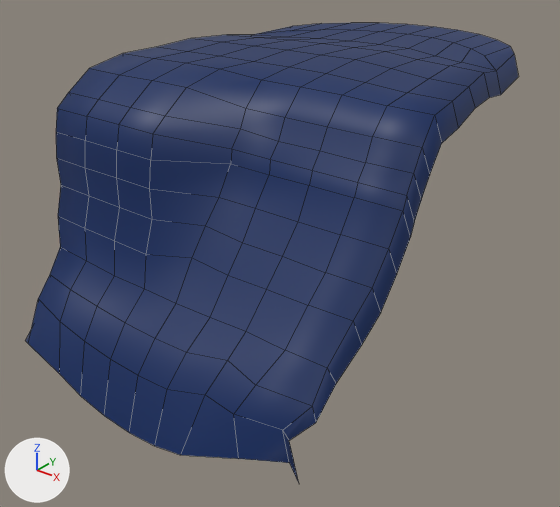
Two versions of the FBX model TPF-Coton/Assets/_/Content/Prefabs/Cascade2_hp.fbx, one commit apart.
Both versions are drawn from a 50 mm camera at (14.2, -4.5, 16.6) aimed at (-2.8, 16.7, 3.5). The lights are fixed; the arrows at lower left show +X, +Y and +Z. The picture after the commit comes second. Mesh edges are drawn as thin lines. Where no turn or scale is listed for an object, it has been applied to the vertices.

Objects in the first picture: 'Cascade'.
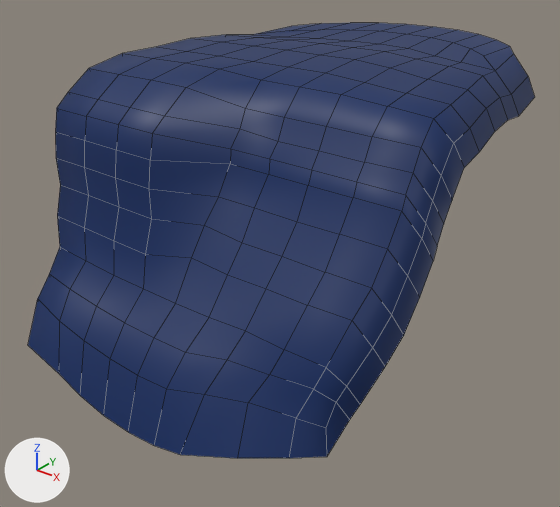
The newer file is also turned or shifted as a whole; pictures and numbers use the older file's frame.

The edits, one by one:
me_plane_020 is used by ob_cascade; location (-2.83, 9.43, 7.0).
me_plane_020 had 198 vertices, 170 faces and spanned x -7.0..7.0, y -0.8..18.0, z -7.2..3.8.
me_plane_020 now has 228 vertices, 200 faces and spans x -7.0..7.5, y -0.8..18.0, z -7.2..3.8.
Part 1, on me_plane_020:
3 vertices move from x -6.1..-5.3, y -0.8..14.6, z -6.1..3.0 to x -5.9..-5.4, y -0.8..14.6, z -6.0..2.8.
6 vertices are added at (-6.9, 3.0, -1.8), (-6.9, 3.0, -2.9), (-6.7, 2.6, -4.0), (-6.2, 11.0, 1.9), (-6.7, 7.8, 1.6), (-6.9, 4.9, 1.1).
9 new vertices lie (0.0, 0.2, -1.1) away from vertices in x -7.0..-5.9, y 0.9..14.6, z -4.5..3.0.
15 new faces join them.
Part 2, on me_plane_020:
5 vertices in x 6.2..7.0, y 3.5..11.0, z -2.0..2.8 move by (0.3, 0.0, 0.1).
5 vertices in x 5.6..6.9, y 5.7..14.8, z 1.7..2.8 move by (0.4, 0.0, 0.1).
4 vertices in x 6.4..6.9, y 1.9..5.5, z -3.8..1.0 move by (0.4, 0.0, 0.0).
3 vertices in x 6.0..6.5, y 7.6..10.8, z 3.5..3.7 move by (0.0, 0.0, -0.1).
9 vertices move from x 4.0..6.7, y 0.0..6.2, z -6.6..3.4 to x 4.0..6.6, y 0.5..6.2, z -6.1..3.3.
8 vertices are added at x 6.5..7.5, y 2.4..13.0, z -4.6..2.0.
7 new vertices lie (0.2, 0.5, -0.9) away from vertices in x 5.6..7.0, y 0.7..14.8, z -4.5..2.8.
15 new faces join them.

Pixel boxes (x1, y1, x2, y2) of what changed, in the pictures (560 x 507 px; the box of a moved part takes in the faces that stretch with it):
'Cascade', reshaped: before (25, 23, 518, 483); after (28, 23, 535, 458)
part 1 of me_plane_020, cut back: before (25, 299, 60, 374); after (28, 299, 60, 373)
part 2 of me_plane_020, moved or reshaped: before (181, 55, 518, 483); after (180, 54, 535, 458)
